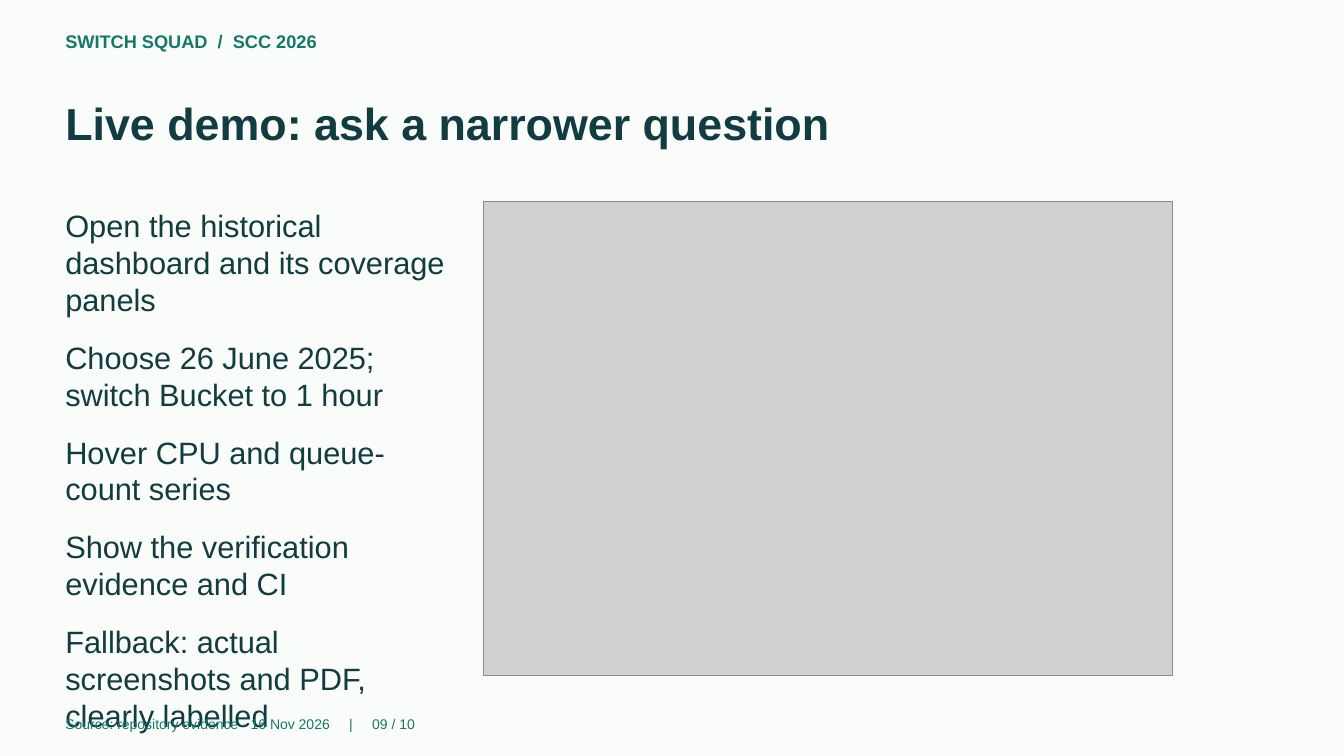
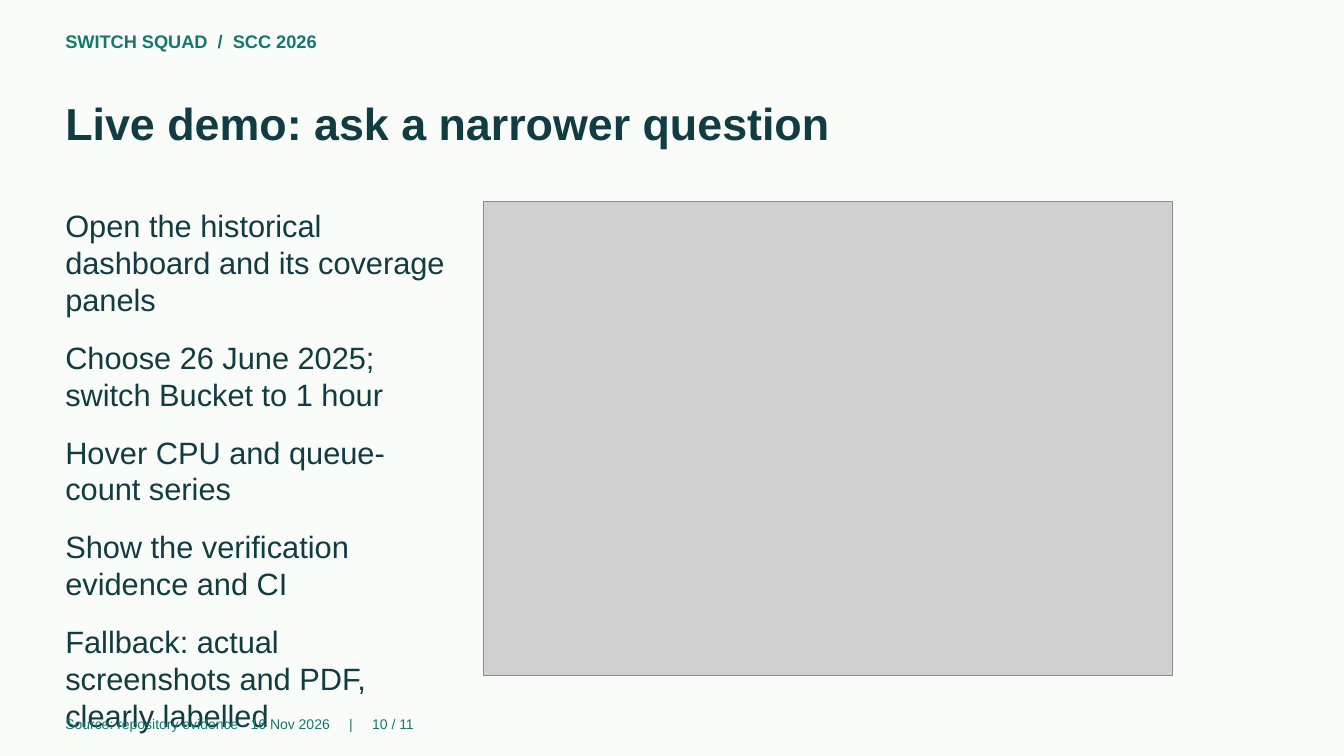
Before and after one commit to chpc-tech-eval/switch-squad-hpc-log-viz, a slide deck: slide 10 of submission/slides.pptx (slide 9 before the commit). Drawn at 1344x756 pixels with LibreOffice and Linux fonts; fonts in the diff are those of the drawing; grey boxes stand for pictures. Boxes give left, top, right and bottom in pixels: in the first picture for what was removed or moved away, otherwise in the second. Text is boxed around its words. In the diff, an @@ line names an element or a change of style, - is before the commit and + after.

```diff
--- a/submission/slides.pptx
+++ b/submission/slides.pptx
@@ text at [65, 718, 413, 733]: text changed @@
-Source: repository evidence · 16 Nov 2026 | 09 / 10
+Source: repository evidence · 16 Nov 2026 | 10 / 11
```
Also in this commit, not shown: 9 other slides changed, 1 slide added, 19 other files.
